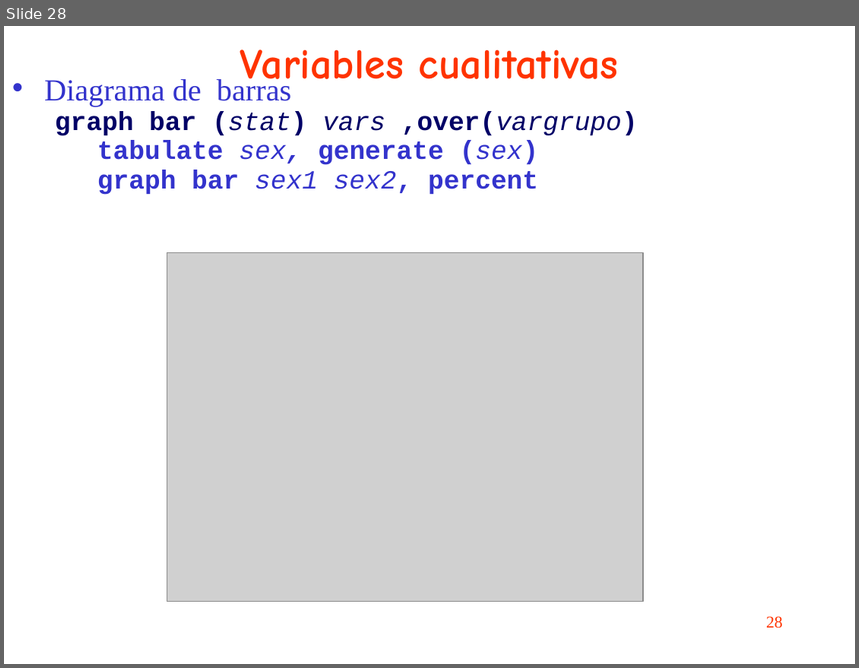
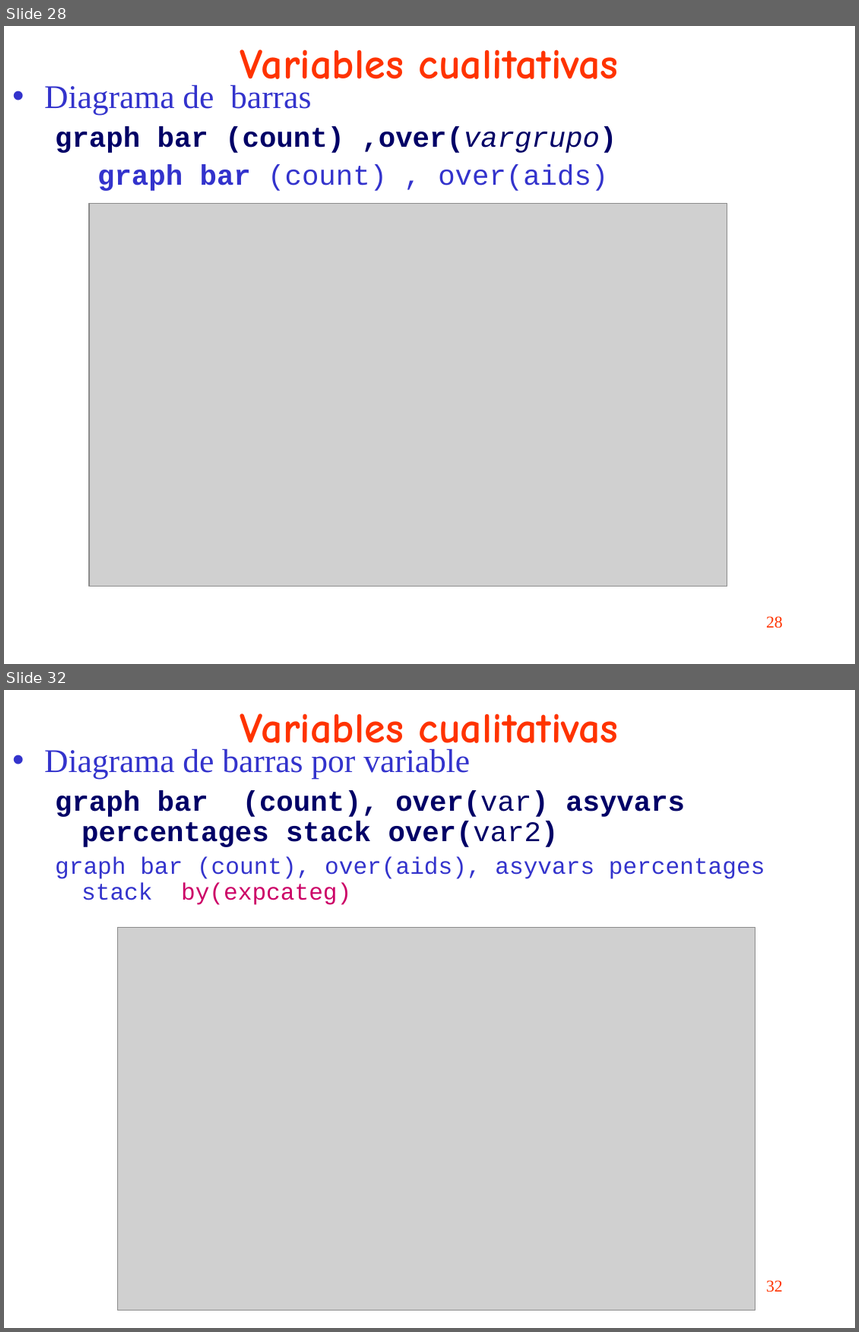
Before and after one commit to uebvhir/Course_Basic_data_analysis_with_Stata, a slide deck: slides/sessio_2_stata_basic.ppt. Shown one above the other, each under a label of ours: slide 28 before the commit, slides 28 and 32 after it; the slides between them are not shown. The pictures are 859x668 and 859x1332 pixels, drawn with LibreOffice and Linux fonts; fonts in the diff are those of the drawing; grey boxes stand for pictures. Boxes give left, top, right and bottom in pixels: in the first picture for what was removed or moved away, otherwise in the second. Text is boxed around its words. In the diff, an @@ line names an element or a change of style, - is before the commit and + after.

```diff
--- a/slides/sessio_2_stata_basic.ppt
+++ b/slides/sessio_2_stata_basic.ppt
@@ slide 32 added at bbox=[4, 690, 855, 1328], background #FFFFFF @@
@@ title added at bbox=[240, 714, 619, 756], 36 pt, text #FF3300, bold @@
+Variables cualitativas
@@ text added at bbox=[44, 749, 766, 905], 20 pt, text #3333CC @@
+• Diagrama de barras por variable
+  graph bar (count), over(var) asyvars percentages stack over(var2)
+  graph bar (count), over(aids), asyvars percentages stack by(expcateg)
@@ picture added at bbox=[117, 927, 756, 1310] @@
@@ page number added at bbox=[766, 1281, 783, 1293], 14 pt, text #FF3300 @@
+32
@@ slide 28 changed as well @@
@@ title "Variables cualitativas" rewrapped from bbox=[240, 50, 619, 92] to bbox=[240, 50, 619, 79] @@
@@ text at bbox=[44, 85, 311, 115]: size 25.9 to 28 pt in "Diagrama de barras"; line spacing 0.7 to 0.9 @@
@@ text at bbox=[55, 127, 617, 191]: text changed; size 22.2 to 24 pt; text colour #3333CC to #000066 @@
-  graph bar (stat) vars ,over(vargrupo)
-    tabulate sex, generate (sex)
-    graph bar sex1 sex2, percent
+  graph bar (count) ,over(vargrupo)
+    graph bar (count) , over(aids)
@@ picture: place and size @@
-picture at bbox=[167, 253, 643, 602]
+picture at bbox=[89, 203, 728, 586]
```
Also in this commit, not shown: 17 other slides changed, 10 other slides added, 10 slides removed, 1 other file.
